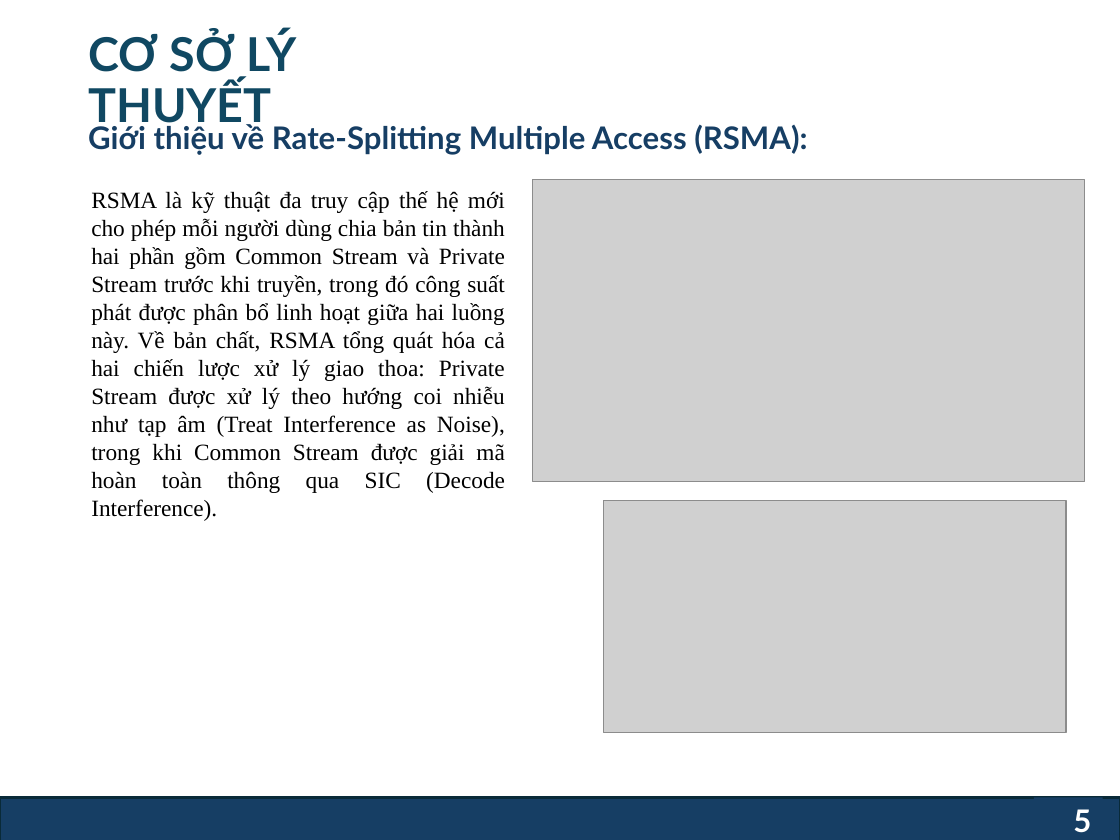
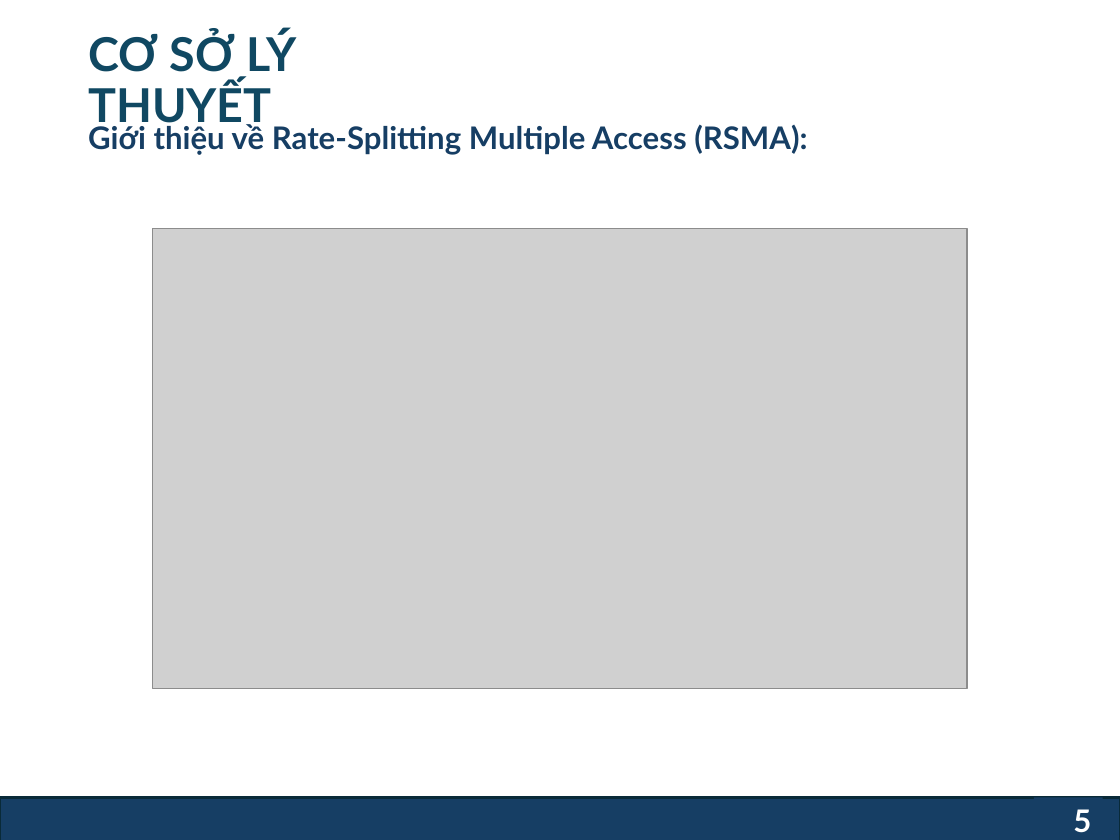
Before and after one commit to ngthvinh08/Graduation_Thesis_2026, a slide deck: slide 5 of final/Nguyễn Thành Vinh - KLTN.pptx. Drawn at 1120x840 pixels with LibreOffice and Linux fonts; fonts in the diff are those of the drawing; grey boxes stand for pictures; background and template pictures are left out. Boxes give left, top, right and bottom in pixels: in the first picture for what was removed or moved away, otherwise in the second. Text is boxed around its words. In the diff, an @@ line names an element or a change of style, - is before the commit and + after.

```diff
--- a/final/Nguyễn Thành Vinh - KLTN.pptx
+++ b/final/Nguyễn Thành Vinh - KLTN.pptx
@@ picture removed at (533,179,1085,482) @@
@@ text removed at (91,191,505,521) @@
-RSMA là kỹ thuật đa truy cập thế hệ mới cho phép mỗi người dùng chia bản tin thành hai phần gồm Common Stream và Private Stream trước khi truyền, trong đó công suất phát được phân bổ linh hoạt giữa hai luồng này. Về bản chất, RSMA tổng quát hóa cả hai chiến lược xử lý giao thoa: Private Stream được xử lý theo hướng coi nhiễu như tạp âm (Treat Interference as Noise), trong khi Common Stream được giải mã hoàn toàn thông qua SIC (Decode Interference).
@@ picture added at (153,228,968,689) @@
@@ picture removed at (604,501,1066,732) @@
```
Also in this commit, not shown: 14 other slides changed, 3 slides added, 2 slides removed, 9 other files.
